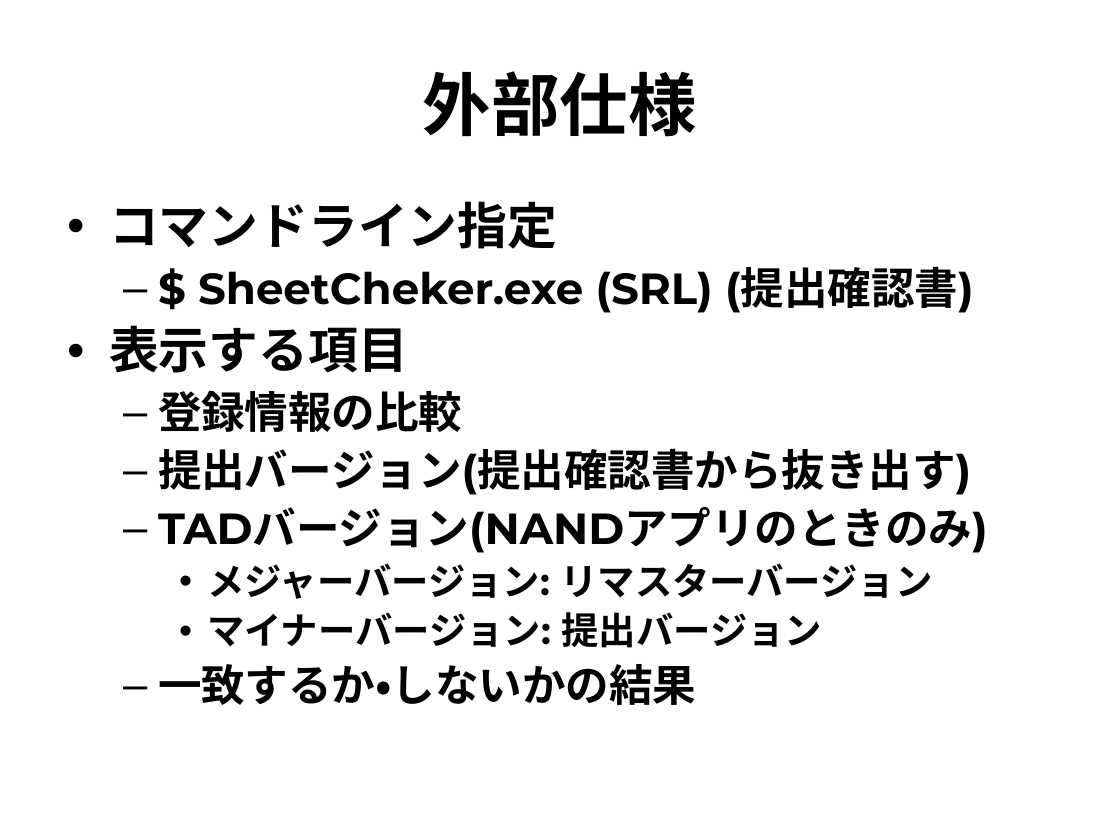
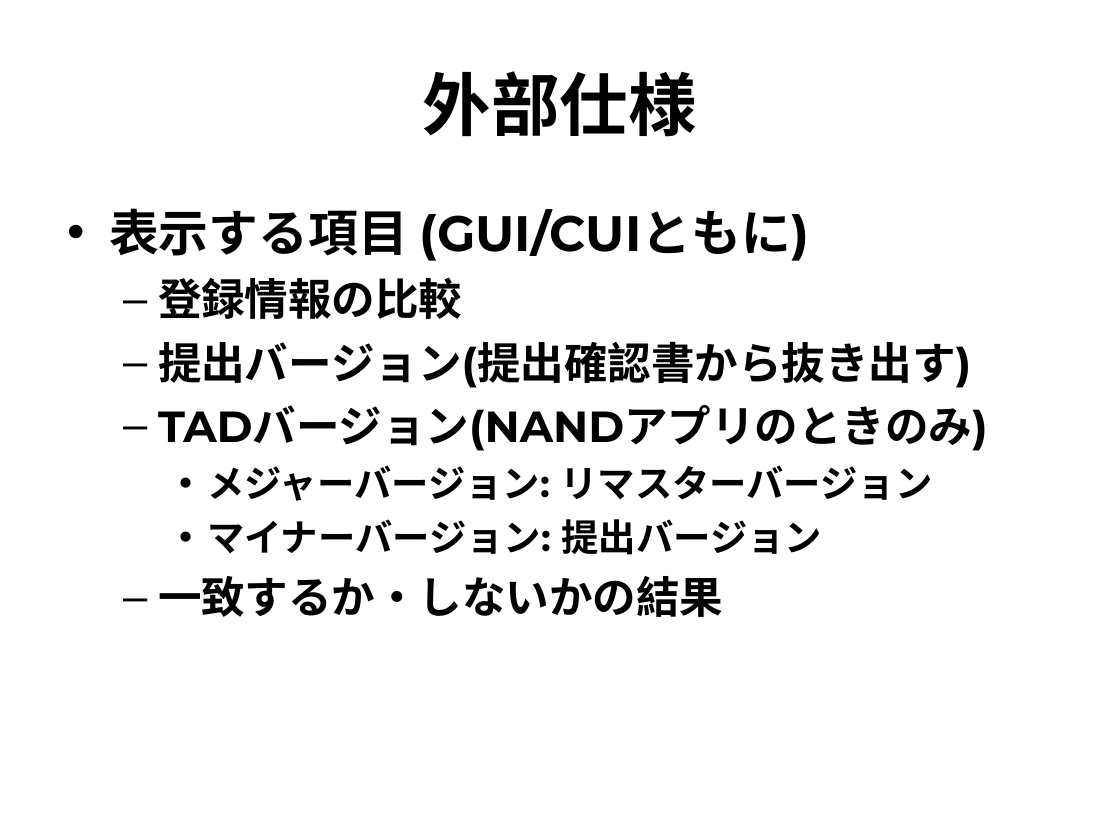
Before and after one commit to rvtr/TwlIPL, a slide deck: slide 3 of docs/マスタエディタ/提出確認書チェッカ/仕様.ppt. Drawn at 1120x840 pixels with LibreOffice and Linux fonts; fonts in the diff are those of the drawing. Boxes give left, top, right and bottom in pixels: in the first picture for what was removed or moved away, otherwise in the second. Text is boxed around its words. In the diff, an @@ line names an element or a change of style, - is before the commit and + after.

Commit message:
提出確認書チェックツール:製品技術部に渡すREADMEを追加。

```diff
--- a/docs/マスタエディタ/提出確認書チェッカ/仕様.ppt
+++ b/docs/マスタエディタ/提出確認書チェッカ/仕様.ppt
@@ text at bbox=[109, 208, 809, 261]: text changed; size 28 to 32 pt @@
-• コマンドライン指定
-  – $ SheetCheker.exe (SRL) (提出確認書)
-• 表示する項目
+• 表示する項目 (GUI/CUIともに)
@@ text at bbox=[158, 277, 988, 617]: line spacing 0.9 to 1 @@
```
Also in this commit, not shown: 2 other slides changed, 1 other file.
